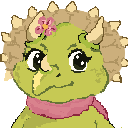
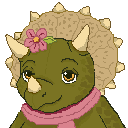
Layers edited between the first and the second 128px x 128px image:
moved "bg" above "Background", painted on it over [2, 1, 128, 128]
renamed "lineart" to "Background", painted on it over [0, 1, 128, 128]
